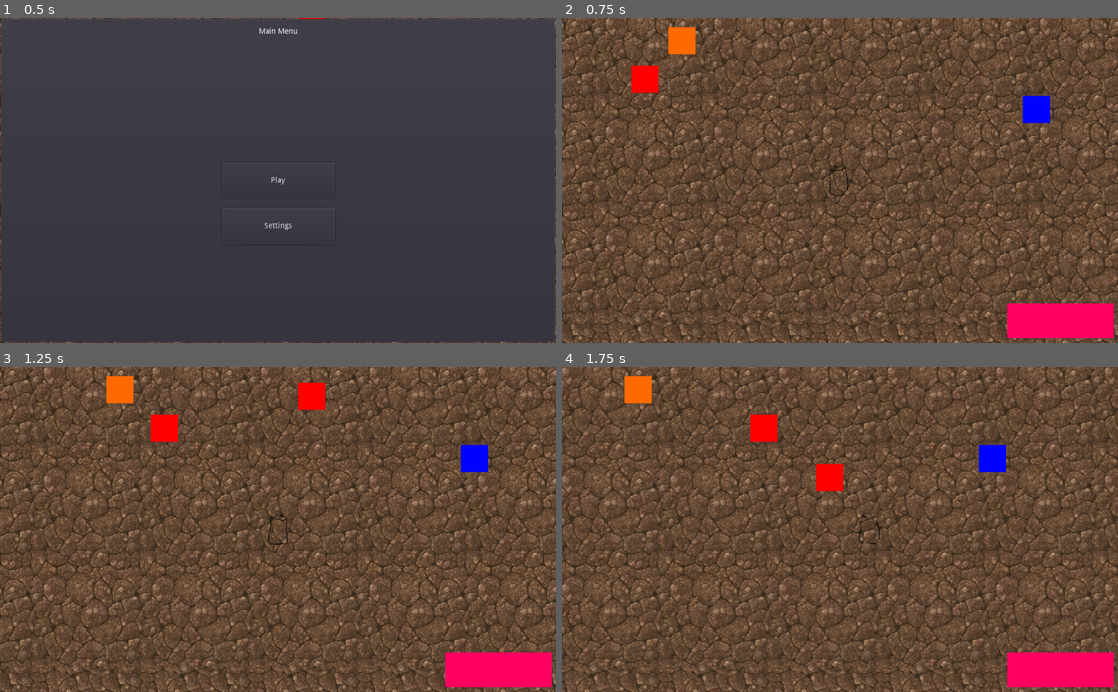
Above: before the commit, frames 1-4 (two rows, left to right).
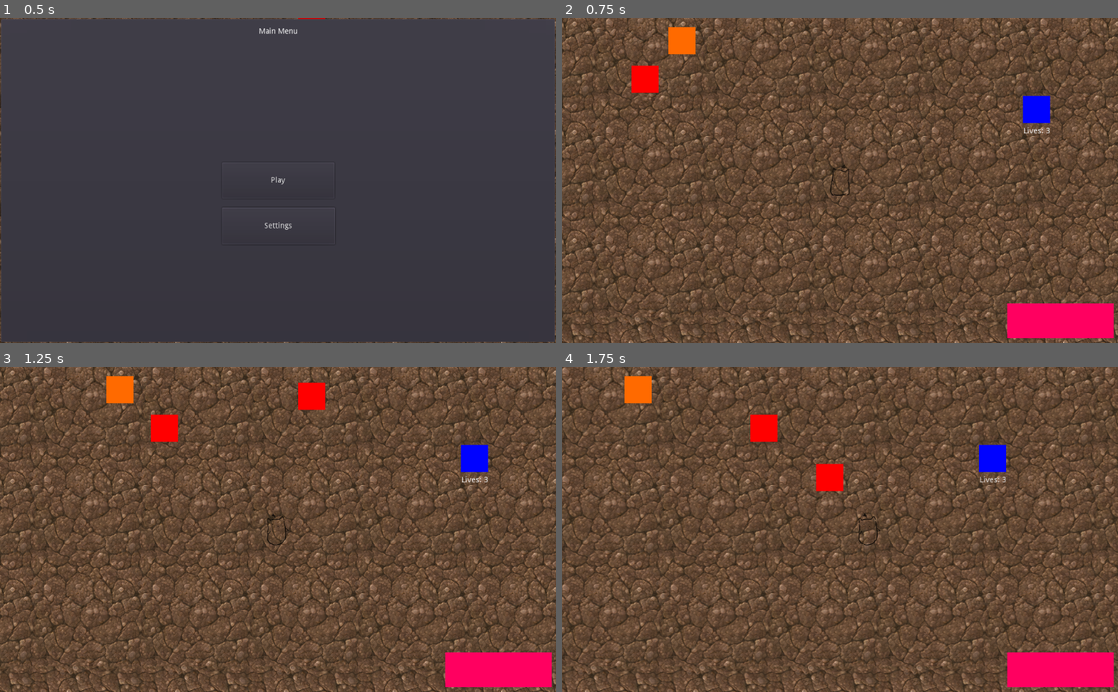
Above: after the commit, the same moments.

Repository: freejelliott/ldjam52
Game: Godot game, scene res://Game.tscn
Two runs of this game, one before a commit and one after it. Both use one fixed random seed, a clock stepped at 60 frames per second and the inputs below.
Inputs:
- Up to frame 1 (0.5 s): no input
- Up to frame 2 (0.75 s): click "Play" at 0.5 s
- Up to frame 3 (1.25 s): no input
- Up to frame 4 (1.75 s): hold D (move_right) from 1.28 s (still down)

Frame 1 is identical in both runs. In frame 2, 0.1% of the frame differs, in the area x 48-88%, y 33-55%; in frame 3, 0.1%; in frame 4, 0.1%.

Commit message:
Losing the game for different reasons.

Diff:
--- a/Game.gd
+++ b/Game.gd
@@ -20,7 +20,7 @@
     spawn_end.x = (field.width - 1) * field.cell_size.x
     spawn_end.y = (field.height - 1) * field.cell_size.y
 
-    PlayerStats.connect("no_health", self, "end_game")
+    PlayerStats.connect("no_health", self, "_on_player_no_health")
 
     play_screen.get_tree().paused = true
     hud.visible = false
@@ -30,12 +30,19 @@
     #TODO: spawn enemies
     pass
 
-func end_game() -> void:
+func _on_player_no_health() -> void:
     play_screen.get_tree().paused = true
     hud.visible = false
+    game_over.reason.text = 'You died.'
     game_over.visible = true
-    #TODO: show the reason for game over and the score
+    #TODO: show the score
 
+func _on_Den_no_lives() -> void:
+    play_screen.get_tree().paused = true
+    hud.visible = false
+    game_over.reason.text = 'Your children all died.'
+    game_over.visible = true
+    #TODO: show the score
 
 func _on_VegetableSpawnTimer_timeout() -> void:
     var new_vegetable = Vegetable.instance()
--- a/Game.tscn
+++ b/Game.tscn
@@ -130,17 +130,18 @@
 wait_time = 3.0
 autostart = true
 
+[node name="HUD" type="CanvasLayer" parent="PlayScreen"]
+
+[node name="HealthUI" parent="PlayScreen/HUD" instance=ExtResource( 2 )]
+
 [node name="AudioStreamPlayer" type="AudioStreamPlayer" parent="."]
 stream = ExtResource( 14 )
 autoplay = true
-
-[node name="HUD" type="CanvasLayer" parent="PlayScreen"]
-
-[node name="HealthUI" parent="PlayScreen/HUD" instance=ExtResource( 2 )]
 
 [connection signal="open_settings" from="Menus/MainMenu" to="." method="_on_MainMenu_open_settings"]
 [connection signal="start_game" from="Menus/MainMenu" to="." method="_on_MainMenu_start_game"]
 [connection signal="restart_game" from="Menus/GameOver" to="." method="_on_GameOver_restart_game"]
 [connection signal="close_settings" from="Menus/Settings" to="." method="_on_Settings_close_settings"]
 [connection signal="open_settings" from="Menus/Settings" to="." method="_on_Settings_open_settings"]
+[connection signal="no_lives" from="PlayScreen/Den" to="." method="_on_Den_no_lives"]
 [connection signal="timeout" from="PlayScreen/VegetableSpawnTimer" to="." method="_on_VegetableSpawnTimer_timeout"]
--- a/den/Den.gd
+++ b/den/Den.gd
@@ -2,23 +2,30 @@
 
 var Vegetable = preload('res://vegetable/Vegetable.gd')
 
+signal no_lives
+
 onready var request_timer: Timer = $RequestTimer
 onready var new_request_timer: Timer = $NewRequestTimer
-onready var control: Control = $Control
-onready var label: Label = $Control/PanelContainer/Label
-onready var progress: TextureProgress = $Control/PanelContainer/TextureProgress
+onready var request: Control = $Request
+onready var request_label: Label = $Request/Label
+onready var request_progress: TextureProgress = $Request/TextureProgress
+onready var health_bar : Label = $Health/Label
 
+export var max_lives = 3
+
+onready var lives = max_lives
 
 var requested_vegetables: Dictionary = {}
 
 
 func _ready() -> void:
-    control.visible = false
+    request.visible = false
+    health_bar.text = 'Lives: %d' % lives
 
 
 func _process(delta: float) -> void:
     if !request_timer.is_stopped():
-        progress.value = ((request_timer.wait_time - request_timer.time_left)/float(request_timer.wait_time)) * 100
+        request_progress.value = ((request_timer.wait_time - request_timer.time_left)/float(request_timer.wait_time)) * 100
 
 func vegetables_equal(v1: Dictionary, v2: Dictionary) -> bool:
     for key in v1:
@@ -30,11 +37,15 @@
     requested_vegetables.clear()
     new_request_timer.start()
     request_timer.stop()
-    control.visible = false
+    request.visible = false
 
 func _on_RequestTimer_timeout() -> void:
-    # TODO: Get angry that the request wasn't completed.
     print('Den request timed out')
+    lives -= 1
+    # TODO: show lives as number of children in the den.
+    health_bar.text = 'Lives: %d' % lives
+    if lives == 0:
+        emit_signal('no_lives')
     cancel_request()
 
 
@@ -46,11 +57,11 @@
         requested_vegetables[Vegetable.VegetableType.values()[rand_range(0, Vegetable.VegetableType.size())]] += 1
     print('Den wants %s' % [requested_vegetables])
     request_timer.start()
-    label.text = ''
-    label.text += 'Potatoes: %d\n' % requested_vegetables[Vegetable.VegetableType.Potato]
-    label.text += 'Tomatoes: %d\n' % requested_vegetables[Vegetable.VegetableType.Tomato]
-    label.text += 'Carrots: %d' % requested_vegetables[Vegetable.VegetableType.Carrot]
-    control.visible = true
+    request_label.text = ''
+    request_label.text += 'Potatoes: %d\n' % requested_vegetables[Vegetable.VegetableType.Potato]
+    request_label.text += 'Tomatoes: %d\n' % requested_vegetables[Vegetable.VegetableType.Tomato]
+    request_label.text += 'Carrots: %d' % requested_vegetables[Vegetable.VegetableType.Carrot]
+    request.visible = true
 
 
 func _on_Area2D_area_entered(area:Area2D) -> void:
--- a/den/Den.tscn
+++ b/den/Den.tscn
@@ -44,7 +44,6 @@
 autostart = true
 
 [node name="RequestTimer" type="Timer" parent="."]
-wait_time = 30.0
 one_shot = true
 
 [node name="Area2D" type="Area2D" parent="."]
@@ -54,36 +53,49 @@
 [node name="CollisionShape2D" type="CollisionShape2D" parent="Area2D"]
 shape = SubResource( 4 )
 
-[node name="Control" type="Control" parent="."]
-margin_left = -48.0
-margin_top = -119.0
-margin_right = 48.0
-margin_bottom = -39.0
+[node name="Request" type="Control" parent="."]
+margin_left = -65.0
+margin_top = -186.0
+margin_right = 65.0
+margin_bottom = -35.0
 
-[node name="PanelContainer" type="PanelContainer" parent="Control"]
-margin_left = -21.0
-margin_top = -55.0
-margin_right = 119.0
-margin_bottom = 87.0
+[node name="PanelContainer" type="PanelContainer" parent="Request"]
+anchor_right = 1.0
+anchor_bottom = 1.0
 
-[node name="TextureProgress" type="TextureProgress" parent="Control/PanelContainer"]
-margin_left = 7.0
-margin_top = 7.0
-margin_right = 133.0
-margin_bottom = 135.0
+[node name="TextureProgress" type="TextureProgress" parent="Request"]
+margin_left = 9.0
+margin_top = 8.0
+margin_right = 41.0
+margin_bottom = 40.0
 texture_under = SubResource( 6 )
 texture_progress = SubResource( 8 )
 fill_mode = 4
 
-[node name="Label" type="Label" parent="Control/PanelContainer"]
-margin_left = 7.0
-margin_top = 47.0
-margin_right = 133.0
-margin_bottom = 95.0
+[node name="Label" type="Label" parent="Request"]
+anchor_left = 0.5
+anchor_top = 0.5
+anchor_right = 0.5
+anchor_bottom = 0.5
+margin_left = -55.0
+margin_top = -23.5
+margin_right = 63.0
+margin_bottom = 24.5
 text = "potato: 2
 tomato: 1
 carrot: 3"
 
+[node name="Health" type="Control" parent="."]
+margin_left = -48.0
+margin_top = 33.0
+margin_right = 49.0
+margin_bottom = 54.0
+
+[node name="Label" type="Label" parent="Health"]
+anchor_right = 1.0
+anchor_bottom = 1.0
+align = 1
+
 [connection signal="timeout" from="NewRequestTimer" to="." method="_on_NewRequestTimer_timeout"]
 [connection signal="timeout" from="RequestTimer" to="." method="_on_RequestTimer_timeout"]
 [connection signal="area_entered" from="Area2D" to="." method="_on_Area2D_area_entered"]
--- a/menus/GameOver.gd
+++ b/menus/GameOver.gd
@@ -1,4 +1,6 @@
 extends Control
+
+onready var reason = $Reason
 
 signal restart_game
 
--- a/menus/GameOver.tscn
+++ b/menus/GameOver.tscn
@@ -19,6 +19,17 @@
 "
 align = 1
 
+[node name="Reason" type="Label" parent="."]
+anchor_left = 0.5
+anchor_top = 0.5
+anchor_right = 0.5
+anchor_bottom = 0.5
+margin_left = -20.0
+margin_top = -120.0
+margin_right = 20.0
+margin_bottom = -106.0
+align = 1
+
 [node name="RestartButton" type="Button" parent="."]
 anchor_left = 0.5
 anchor_top = 0.5
--- a/player/Player.tscn
+++ b/player/Player.tscn
@@ -59,7 +59,7 @@
 [node name="AnimatedSprite" type="AnimatedSprite" parent="."]
 scale = Vector2( 0.167442, 0.181579 )
 frames = SubResource( 1 )
-frame = 1
+frame = 2
 playing = true
 
 [node name="Area2D" type="Area2D" parent="."]
Not shown: 1 places in Game.tscn that only renumber resources
